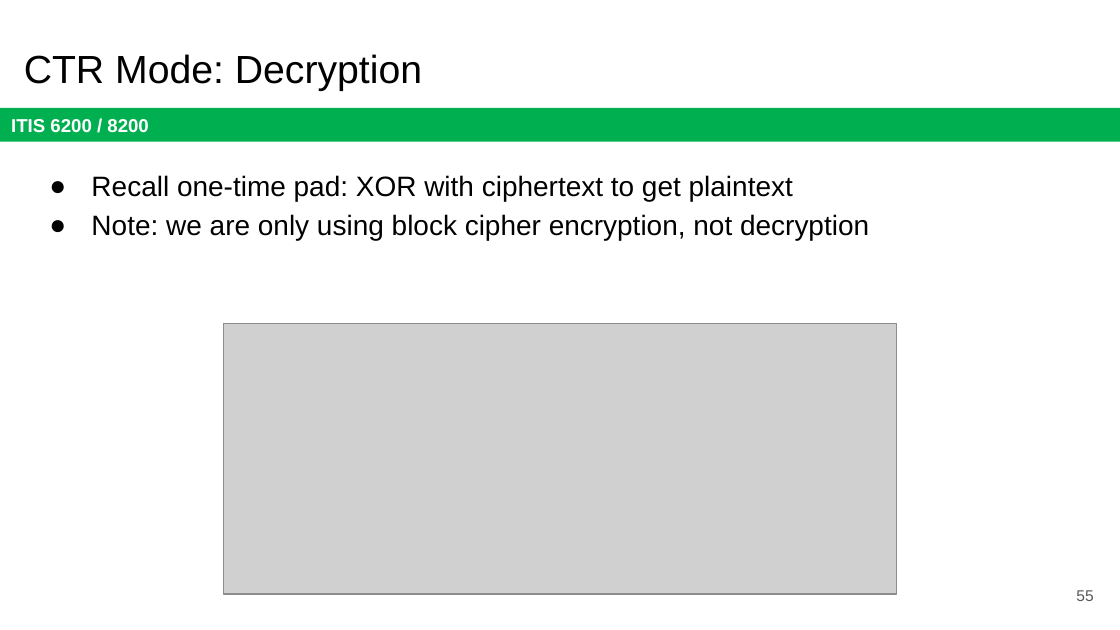
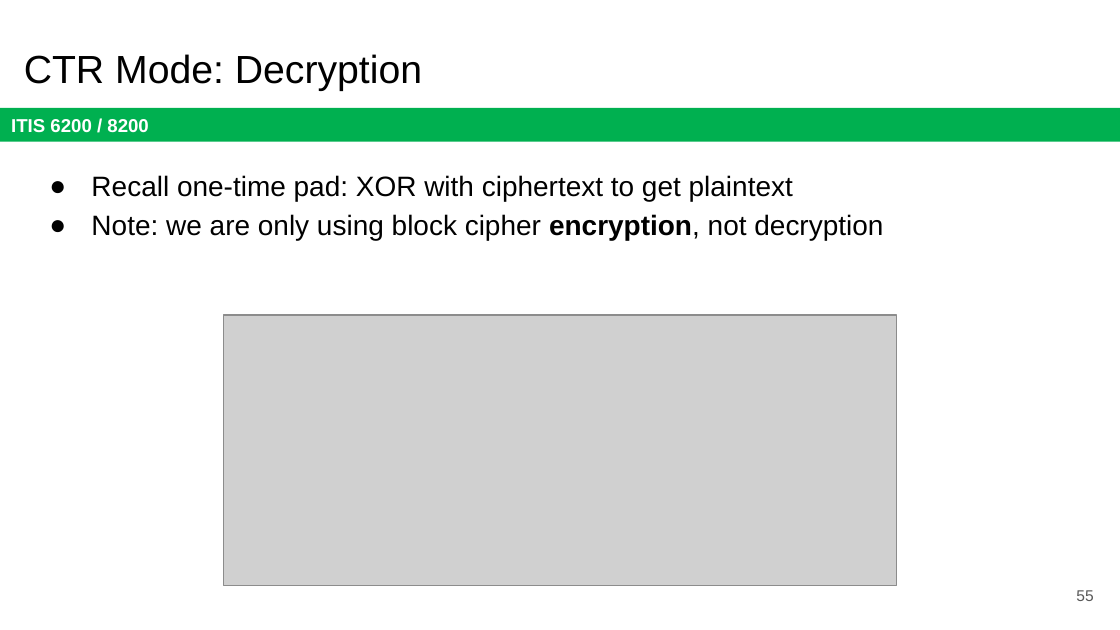
Before and after one commit to jx5c/github.io, a slide deck: slide 55 of teaching/ITIS6200/2023fa/lectures/lec03.pptx. Drawn at 1120x630 pixels with LibreOffice and Linux fonts; fonts in the diff are those of the drawing; grey boxes stand for pictures. Boxes give left, top, right and bottom in pixels: in the first picture for what was removed or moved away, otherwise in the second. Text is boxed around its words. In the diff, an @@ line names an element or a change of style, - is before the commit and + after.

```diff
--- a/teaching/ITIS6200/2023fa/lectures/lec03.pptx
+++ b/teaching/ITIS6200/2023fa/lectures/lec03.pptx
@@ text at [91, 214, 883, 240]: bold on in "encryption," @@
@@ picture: place and size @@
-picture at [224, 324, 897, 595]
+picture at [224, 315, 897, 586]
```
Also in this commit, not shown: 25 other slides changed, 1 other file.
